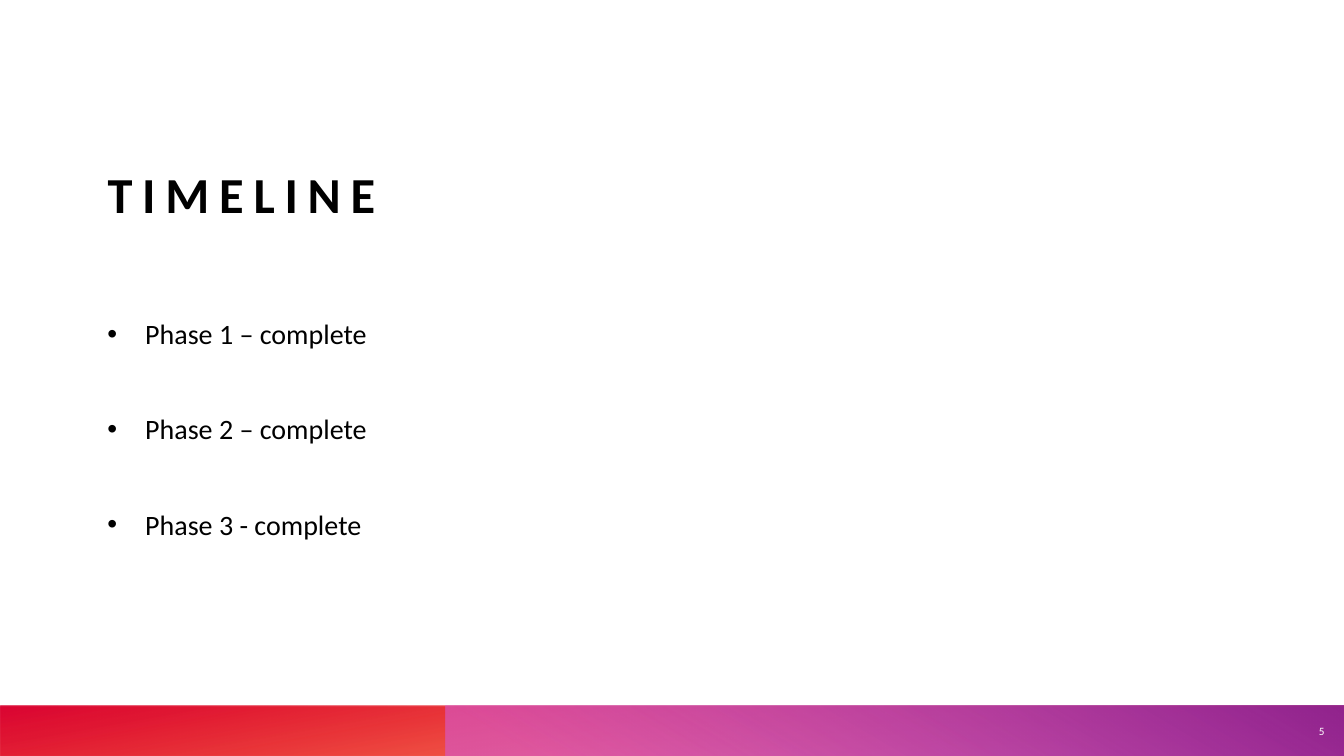
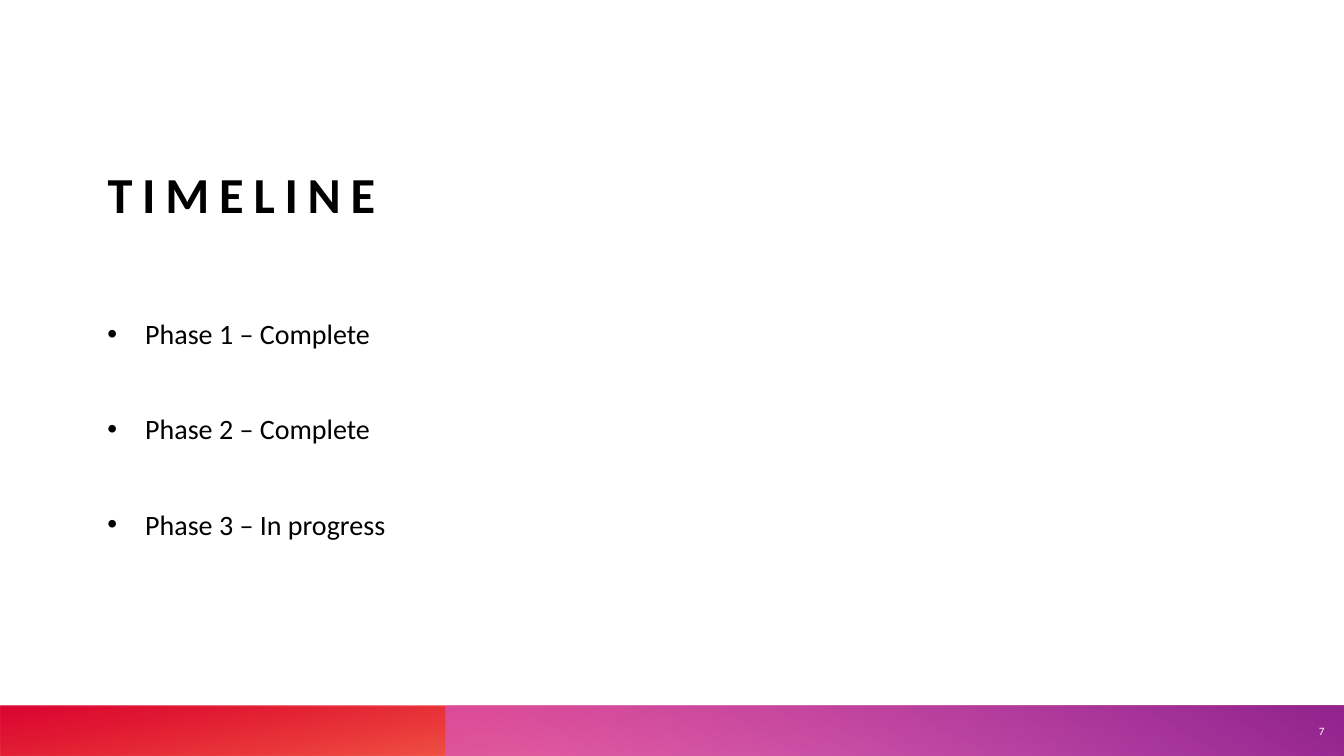
Before and after one commit to cart7982/CaravanSeraiCS360, a slide deck: slide 7 of CaravanSeraiCS360/Presentations/Caravanserai.pptx (slide 5 before the commit). Drawn at 1344x756 pixels with LibreOffice and Linux fonts; fonts in the diff are those of the drawing. Boxes give left, top, right and bottom in pixels: in the first picture for what was removed or moved away, otherwise in the second. Text is boxed around its words. In the diff, an @@ line names an element or a change of style, - is before the commit and + after.

```diff
--- a/CaravanSeraiCS360/Presentations/Caravanserai.pptx
+++ b/CaravanSeraiCS360/Presentations/Caravanserai.pptx
@@ text at [145,324,385,540]: text changed @@
-• Phase 1 – complete
-• Phase 2 – complete
-• Phase 3 - complete
+• Phase 1 – Complete
+• Phase 2 – Complete
+• Phase 3 – In progress
@@ page number at [1319,728,1325,735]: text changed @@
-5
+7
```
Also in this commit, not shown: 1 other slide changed, 2 slides added, 1 slide removed, 8 other files.
